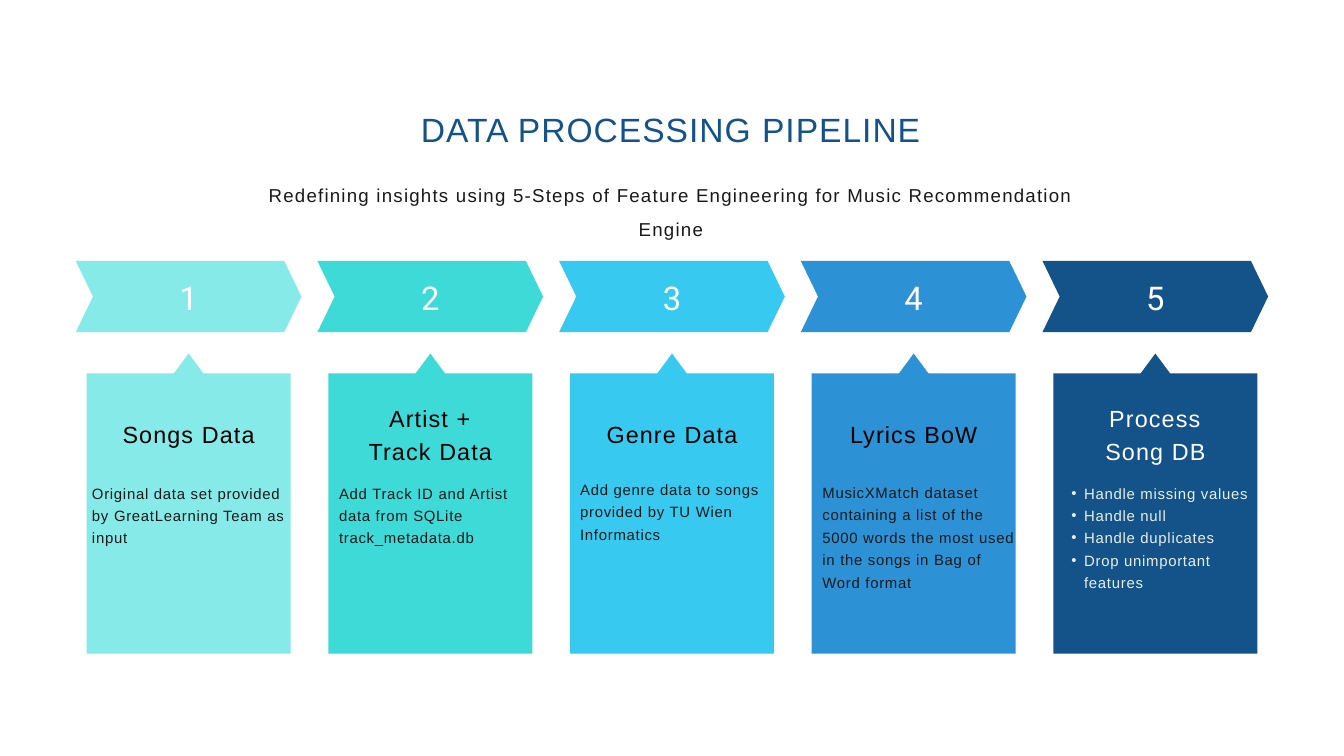
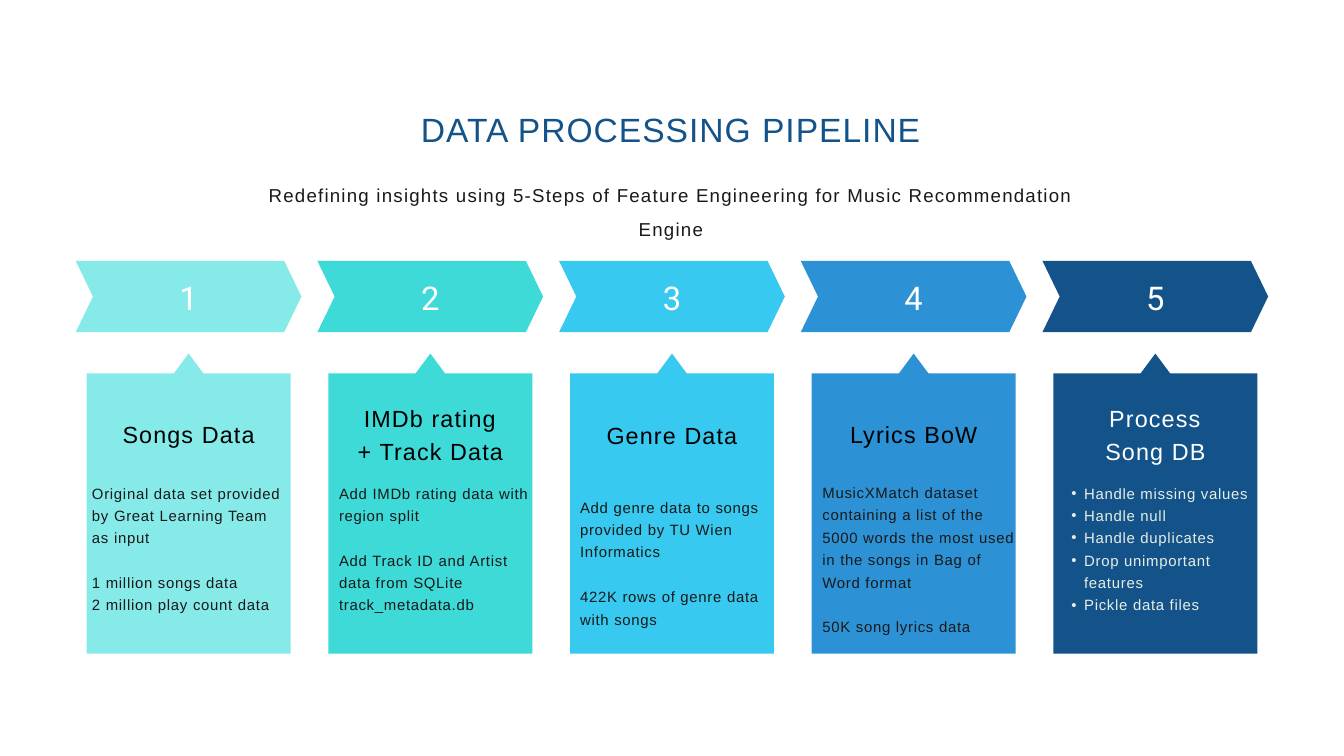
Before and after one commit to vrlnarayana/capstone-gl, a slide deck: slide 5 of Capstone Project_Final_Group4_Lakshmi.pptx. Drawn at 1344x756 pixels with LibreOffice and Linux fonts; fonts in the diff are those of the drawing. Boxes give left, top, right and bottom in pixels: in the first picture for what was removed or moved away, otherwise in the second. Text is boxed around its words. In the diff, an @@ line names an element or a change of style, - is before the commit and + after.

```diff
--- a/Capstone Project_Final_Group4_Lakshmi.pptx
+++ b/Capstone Project_Final_Group4_Lakshmi.pptx
@@ text at [364, 410, 503, 461]: text changed @@
-Artist + Track Data
+IMDb rating + Track Data
@@ text at [92, 488, 280, 613]: text changed @@
-Original data set provided by GreatLearning Team as input
+Original data set provided by Great Learning Team as input
+1 million songs data
+2 million play count data
@@ text at [339, 488, 528, 524]: paragraph added @@
+Add IMDb rating data with region split
@@ text "Add genre data to songs ...": place and size @@
-text "Add genre data to songs ..." at [580, 484, 759, 540]
+text "Add genre data to songs ..." at [580, 502, 759, 628]
@@ text at [580, 591, 758, 628]: paragraph added @@
+422K rows of genre data with songs
@@ text at [1084, 599, 1199, 610]: paragraph added @@
+  • Pickle data files
@@ text at [822, 621, 970, 635]: paragraph added @@
+50K song lyrics data
```
Also in this commit, not shown: 2 other slides changed.
